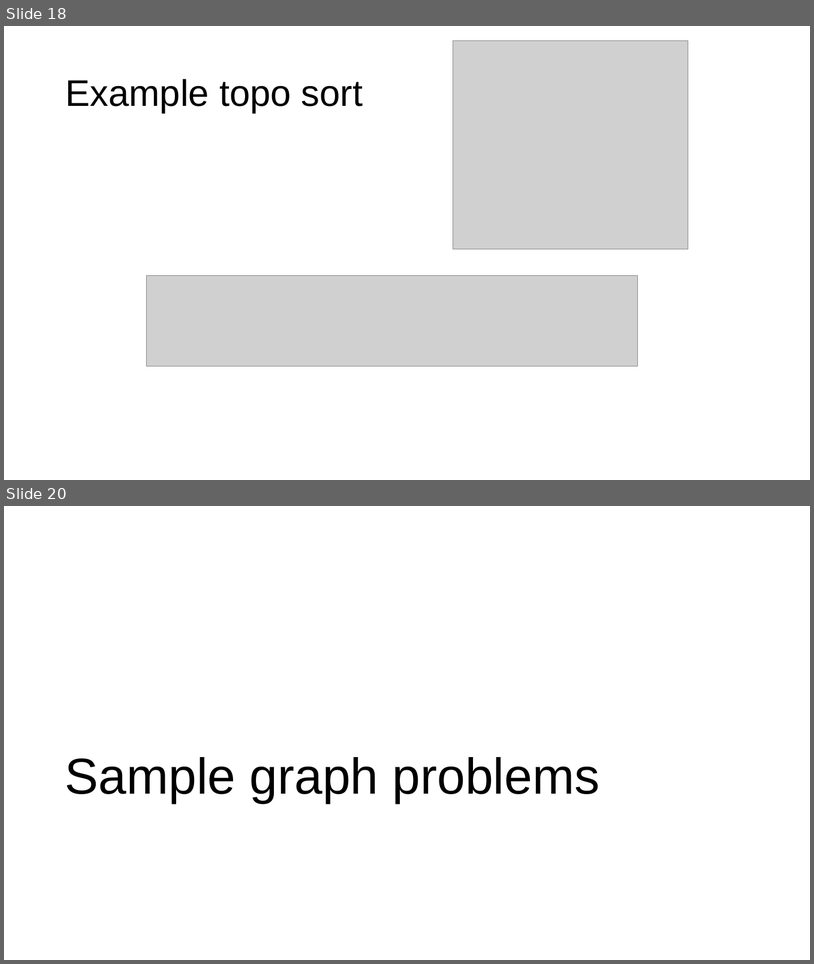
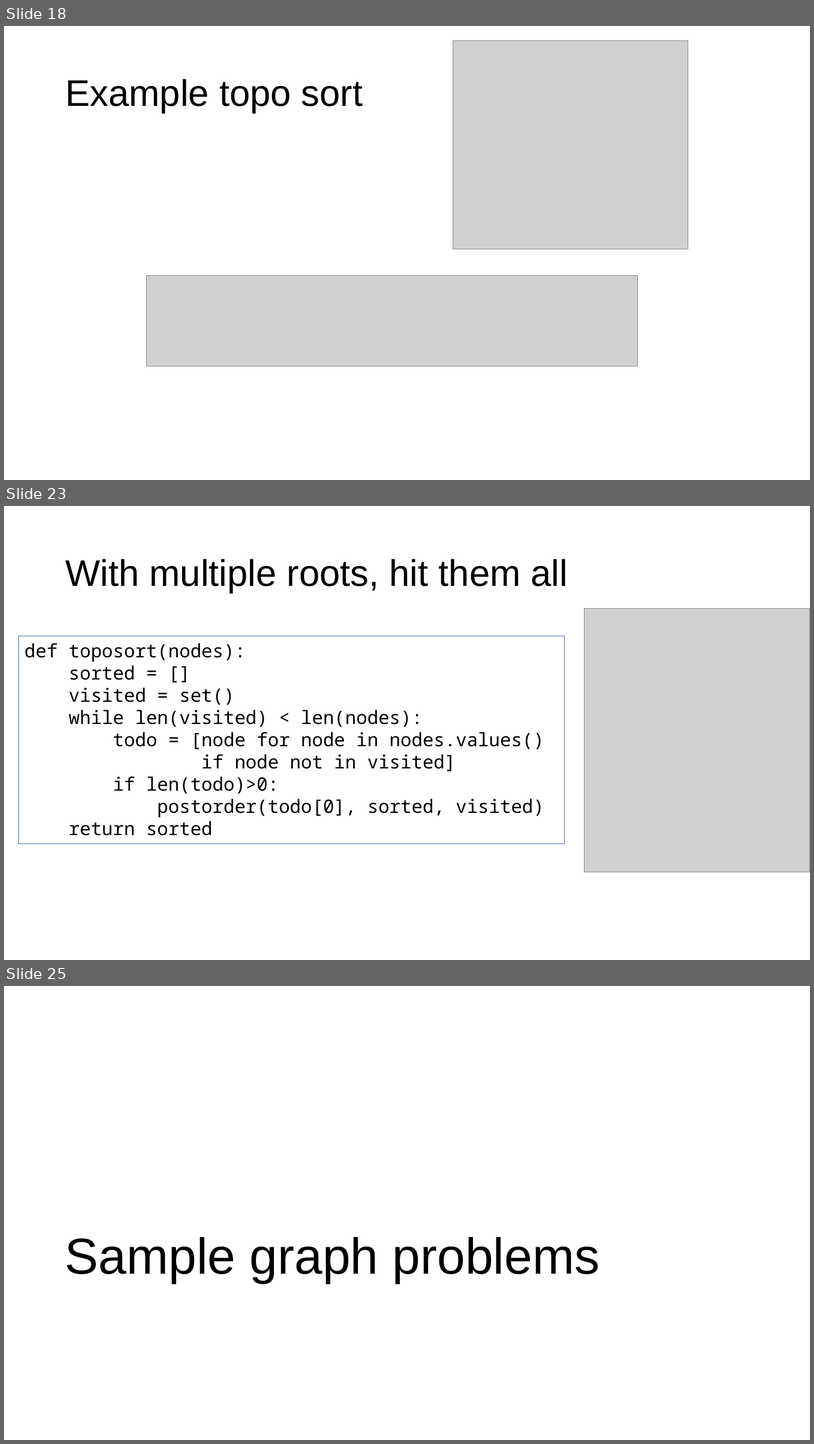
Before and after one commit to parrt/msds689, a slide deck: notes/graphs.pptx. Shown one above the other, each under a label of ours: slides 18 and 20 before the commit, slides 18, 23 and 25 after it; the slides between them are not shown. The pictures are 814x964 and 814x1444 pixels, drawn with LibreOffice and Linux fonts; fonts in the diff are those of the drawing; grey boxes stand for pictures; background and template pictures are left out. Boxes give left, top, right and bottom in pixels: in the first picture for what was removed or moved away, otherwise in the second. Text is boxed around its words. In the diff, an @@ line names an element or a change of style, - is before the commit and + after.

```diff
--- a/notes/graphs.pptx
+++ b/notes/graphs.pptx
@@ slide 23 added at (x1=4, y1=506, x2=810, y2=960), background #FFFFFF @@
@@ title added at (x1=65, y1=559, x2=569, y2=593), 44 pt, text #000000 @@
+With multiple roots, hit them all
@@ picture added at (x1=585, y1=608, x2=810, y2=872) @@
@@ rectangle added at (x1=18, y1=636, x2=565, y2=844), outline #4472C4 0.75 pt, 22 pt, text #000000 @@
+def toposort(nodes):
+sorted = []
+visited = set()
+while len(visited) < len(nodes):
+todo = [node for node in nodes.values()
+if node not in visited]
+if len(todo)>0:
+postorder(todo[0], sorted, visited)
+return sorted
@@ what was slide 20 is now slide 25 @@
```
Also in this commit, not shown: 3 slides changed, 4 other slides added, 3 other files.
